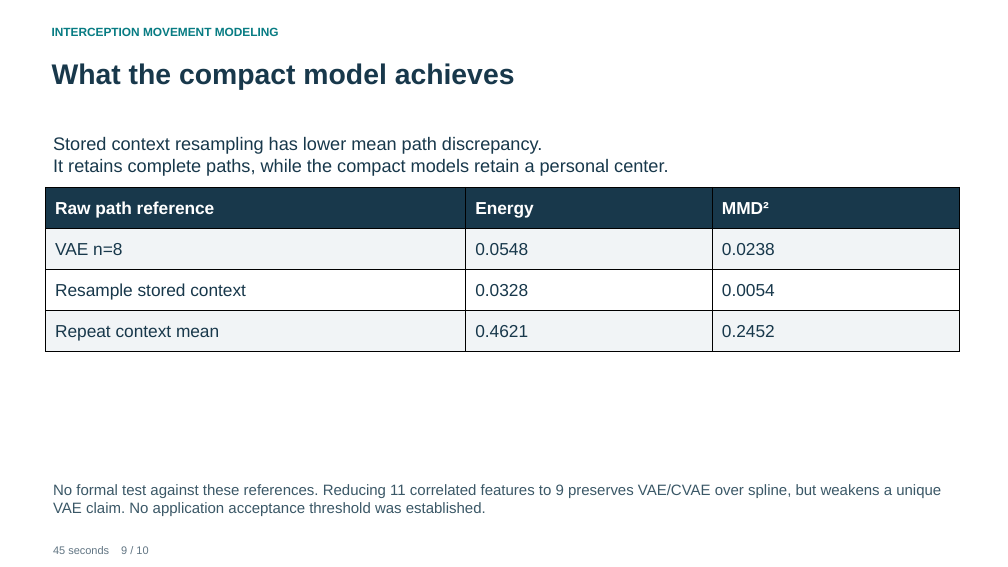
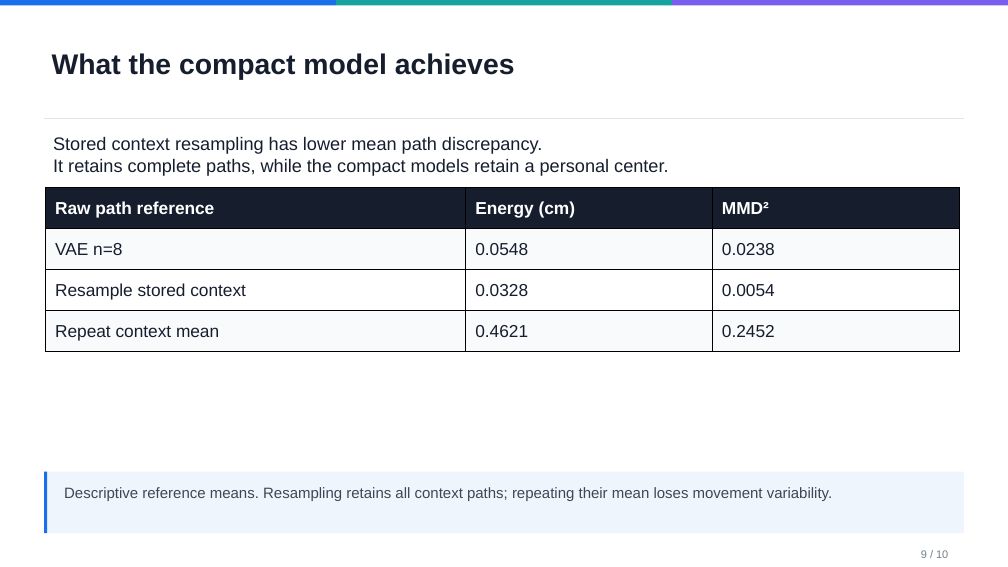
Before and after one commit to pazflashner/interception-movements-dl, a slide deck: slide 9 of production/Interception_Movements_Course_Presentation.pptx. Drawn at 1008x567 pixels with LibreOffice and Linux fonts; fonts in the diff are those of the drawing. Boxes give left, top, right and bottom in pixels: in the first picture for what was removed or moved away, otherwise in the second. Text is boxed around its words. In the diff, an @@ line names an element or a change of style, - is before the commit and + after.

Commit message:
Polish course report and deck with confirmed lab units and Paz design

```diff
--- a/production/Interception_Movements_Course_Presentation.pptx
+++ b/production/Interception_Movements_Course_Presentation.pptx
@@ rectangle added at (x1=0, y1=0, x2=336, y2=5), fill #1B6FEA @@
@@ text removed at (x1=52, y1=27, x2=279, y2=36) @@
-INTERCEPTION MOVEMENT MODELING
@@ rectangle added at (x1=336, y1=0, x2=671, y2=5), fill #17A2A2 @@
@@ rectangle added at (x1=672, y1=0, x2=1008, y2=5), fill #7A5CF0 @@
@@ text "What the compact model achieves" at (x1=52, y1=53, x2=515, y2=80): text colour #18384B to #161E2E @@
@@ text "What the compact model achieves" moved from (x1=52, y1=63, x2=515, y2=89) to (x1=52, y1=53, x2=515, y2=80) @@
@@ rectangle added at (x1=44, y1=118, x2=964, y2=119), fill #E1E6EC @@
@@ text "Stored context resampling has lower ..." at (x1=53, y1=137, x2=668, y2=176): text colour #18384B to #161E2E @@
@@ table at (x1=45, y1=188, x2=959, y2=352) @@
-row 1, column 2: Energy
+row 1, column 2: Energy (cm)
@@ fill #18384B to #161E2E in row 1 @@
@@ fill #F1F4F6 to #F8FAFC in 6 cells @@
@@ text colour #18384B to #161E2E in "VAE n=8", "0.0548", "0.0238", "Resample stored context" and 5 more places @@
@@ rectangle added at (x1=44, y1=472, x2=964, y2=533), fill #EFF5FC @@
@@ rectangle added at (x1=44, y1=472, x2=47, y2=533), fill #1B6FEA @@
@@ text at (x1=64, y1=487, x2=832, y2=501): text changed; text colour #3B5867 to #3D4756 @@
-No formal test against these references. Reducing 11 correlated features to 9 preserves VAE/CVAE over spline, but weakens a unique VAE claim. No application acceptance threshold was established.
+Descriptive reference means. Resampling retains all context paths; repeating their mean loses movement variability.
@@ text at (x1=921, y1=550, x2=948, y2=558): text changed; text colour #617583 to #737E8B @@
-45 seconds 9 / 10
+9 / 10
```
Also in this commit, not shown: 9 other slides changed, 27 other files.
